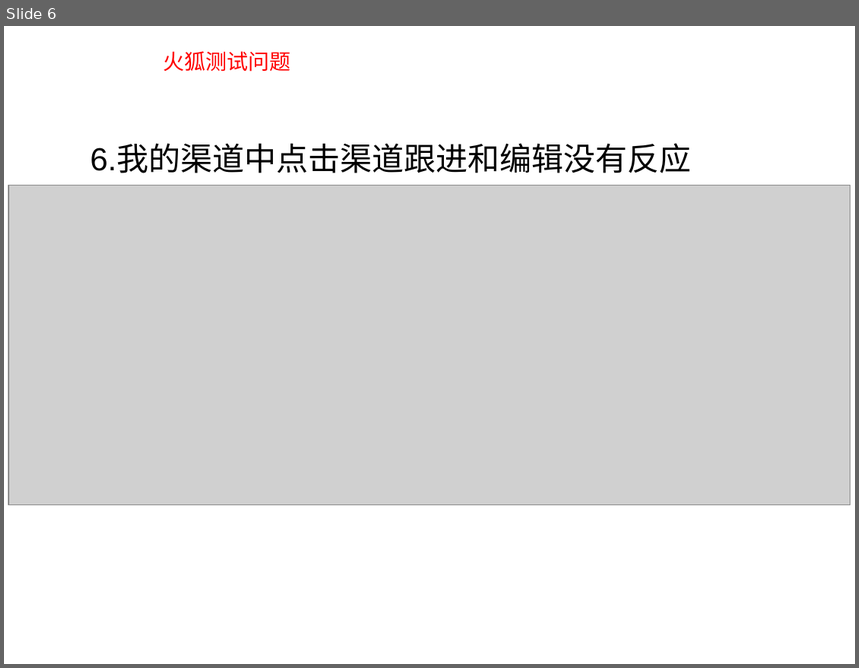
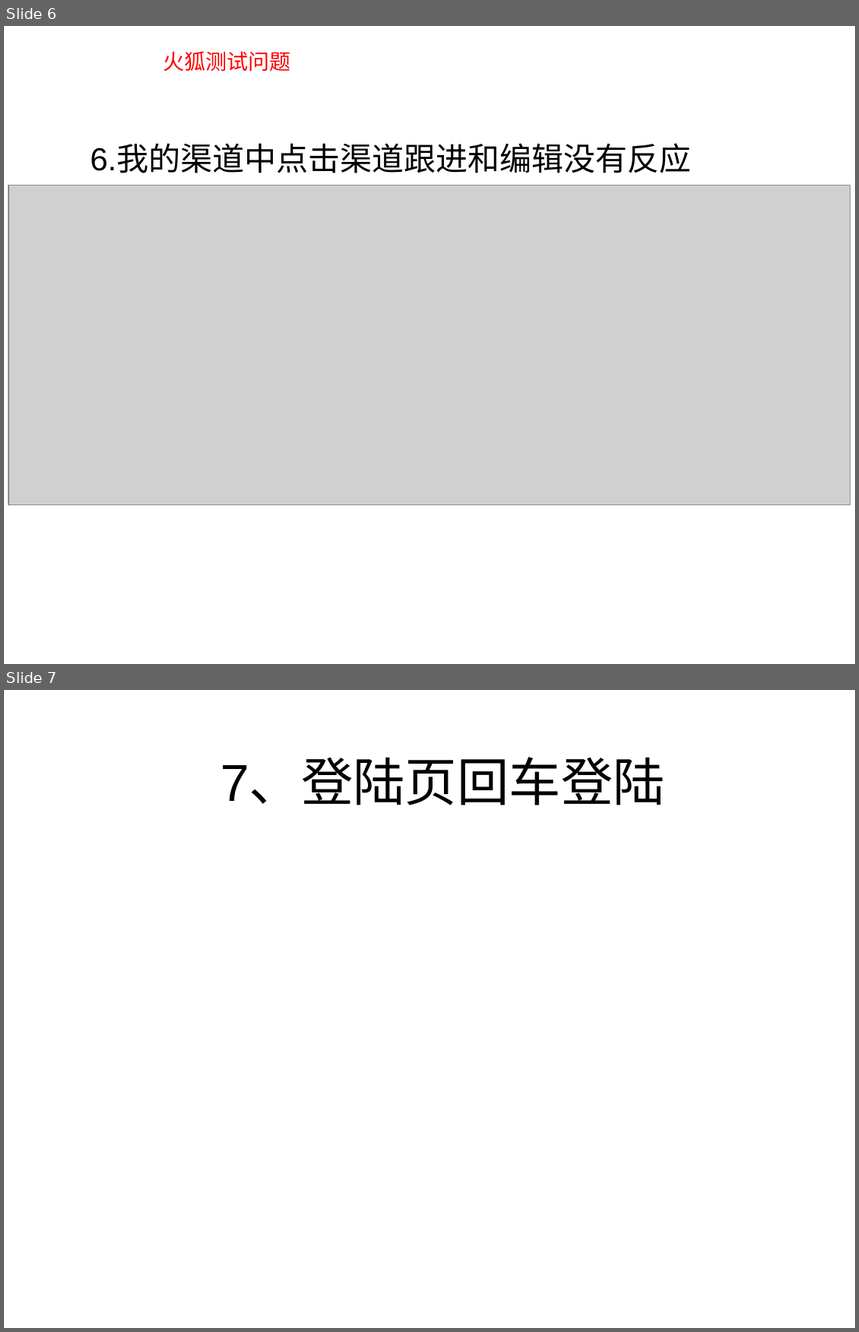
Before and after one commit to lieoluntan/sdpkRW, a slide deck: 个人开发任务表/2月份渠道开发任务/2-5至2-9渠道/0206测试问题说明.ppt. Shown one above the other, each under a label of ours: slide 6 before the commit, slides 6 and 7 after it. The pictures are 859x668 and 859x1332 pixels, drawn with LibreOffice and Linux fonts; fonts in the diff are those of the drawing; grey boxes stand for pictures. Boxes give left, top, right and bottom in pixels: in the first picture for what was removed or moved away, otherwise in the second. Text is boxed around its words. In the diff, an @@ line names an element or a change of style, - is before the commit and + after.

```diff
--- a/个人开发任务表/2月份渠道开发任务/2-5至2-9渠道/0206测试问题说明.ppt
+++ b/个人开发任务表/2月份渠道开发任务/2-5至2-9渠道/0206测试问题说明.ppt
@@ slide 7 added at [4, 690, 855, 1328], background #FFFFFF @@
@@ title added at [221, 759, 666, 806], 44 pt, text #000000 @@
+7、登陆页回车登陆
```
Also in this commit, not shown: 1 other slide added, 2 slides removed, 1 other file.
